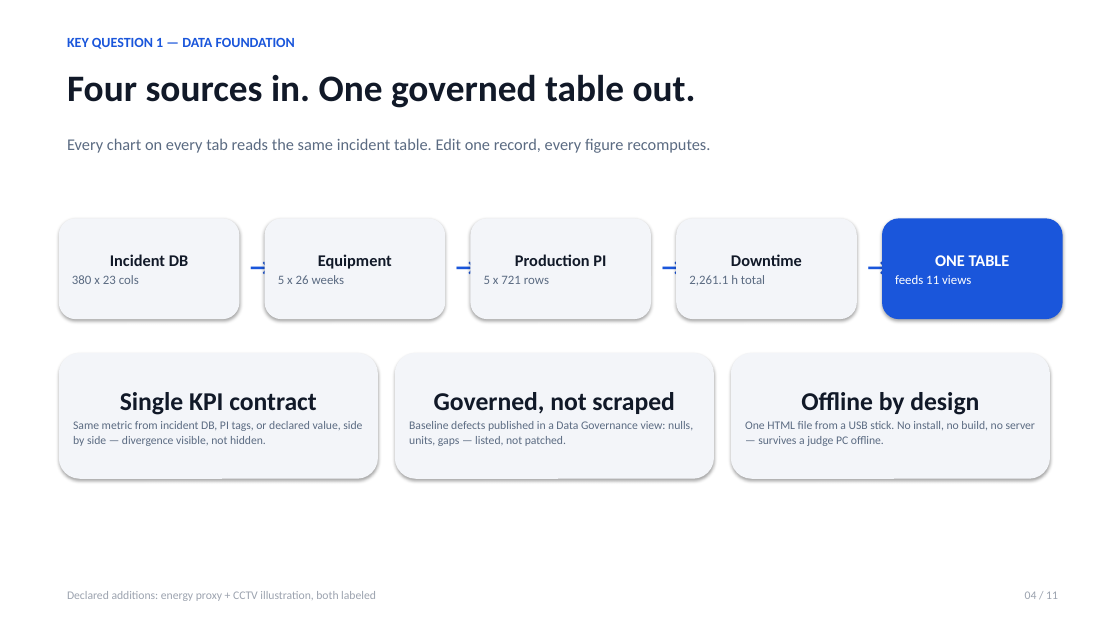
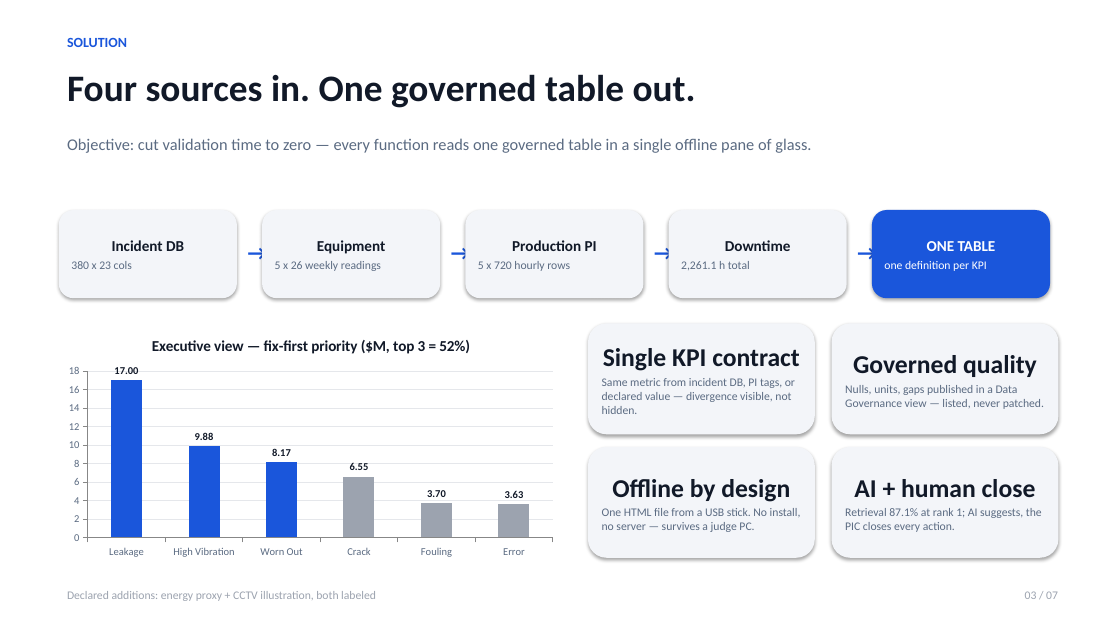
Before and after one commit to naufalraihans/lomba-caliber, a slide deck: slide 3 of submission/03_presentation.pptx (slide 4 before the commit). Drawn at 1120x630 pixels with LibreOffice and Linux fonts; fonts in the diff are those of the drawing. Boxes give left, top, right and bottom in pixels: in the first picture for what was removed or moved away, otherwise in the second. Text is boxed around its words. In the diff, an @@ line names an element or a change of style, - is before the commit and + after.

Commit message:
deck rev6: official 7+appendix pptx, Team Pengacara IT PLN, native charts

```diff
--- a/submission/03_presentation.pptx
+++ b/submission/03_presentation.pptx
@@ text at [67, 38, 127, 47]: text changed @@
-KEY QUESTION 1 — DATA FOUNDATION
+SOLUTION
@@ text at [67, 138, 811, 153]: text changed @@
-Every chart on every tab reads the same incident table. Edit one record, every figure recomputes.
+Objective: cut validation time to zero — every function reads one governed table in a single offline pane of glass.
@@ rounded rectangle "Incident DB": place and size @@
-rounded rectangle "Incident DB" at [59, 218, 239, 319]
+rounded rectangle "Incident DB" at [59, 210, 237, 298]
@@ rounded rectangle "Incident DB" at [59, 210, 237, 298]: size 14 to 13 pt in "Incident DB"; size 11 to 10 pt in "380 x 23 cols" @@
@@ text "→": place and size @@
-text "→" at [242, 248, 267, 290]
+text "→" at [239, 235, 265, 273]
@@ rounded rectangle "Equipment": place and size @@
-rounded rectangle "Equipment" at [265, 218, 445, 319]
+rounded rectangle "Equipment" at [262, 210, 440, 298]
@@ text "→": place and size @@
-text "→" at [448, 248, 473, 290]
+text "→" at [443, 235, 468, 273]
@@ rounded rectangle "Production PI": place and size @@
-rounded rectangle "Production PI" at [471, 218, 651, 319]
+rounded rectangle "Production PI" at [465, 210, 644, 298]
@@ text "→": place and size @@
-text "→" at [654, 248, 679, 290]
+text "→" at [646, 235, 671, 273]
@@ rounded rectangle "Downtime": place and size @@
-rounded rectangle "Downtime" at [676, 218, 857, 319]
+rounded rectangle "Downtime" at [669, 210, 847, 298]
@@ rounded rectangle "Downtime" at [669, 210, 847, 298]: size 14 to 13 pt in "Downtime"; size 11 to 10 pt in "2,261.1 h total" @@
@@ size 20 to 18 pt in 4 elements at [239, 235, 265, 273], [443, 235, 468, 273], [646, 235, 671, 273], [849, 235, 875, 273] @@
@@ text "→": place and size @@
-text "→" at [860, 248, 885, 290]
+text "→" at [849, 235, 875, 273]
@@ rounded rectangle "ONE TABLE": place and size @@
-rounded rectangle "ONE TABLE" at [882, 218, 1063, 319]
+rounded rectangle "ONE TABLE" at [872, 210, 1050, 298]
@@ text in rounded rectangle at [275, 261, 381, 271]: text changed; size 11 to 10 pt @@
-5 x 26 weeks
+5 x 26 weekly readings
@@ text in rounded rectangle at [317, 240, 385, 254]: size 14 to 13 pt in "Equipment" @@
@@ text in rounded rectangle at [478, 261, 570, 271]: text changed; size 11 to 10 pt @@
-5 x 721 rows
+5 x 720 hourly rows
@@ text in rounded rectangle at [585, 241, 597, 251]: size 14 to 13 pt in "Production PI" @@
@@ text in rounded rectangle at [884, 261, 987, 271]: text changed; size 11 to 10 pt @@
-feeds 11 views
+one definition per KPI
@@ text in rounded rectangle at [927, 241, 996, 251]: size 14 to 13 pt in "ONE TABLE" @@
@@ column chart added at [59, 323, 563, 563] @@
+title "Executive view — fix-first priority ($M, top 3 = 52%)"
+categories: Leakage, High Vibration, Worn Out, Crack, Fouling, Error
+Series 1: 17, 9.88, 8.17, 6.55, 3.7, 3.63
@@ rounded rectangle "Single KPI contract": place and size @@
-rounded rectangle "Single KPI contract" at [59, 353, 378, 479]
+rounded rectangle "Single KPI contract" at [588, 323, 815, 434]
@@ rounded rectangle added at [832, 323, 1059, 434], fill #F3F5F9, 10 pt, text #5B6B82 @@
+Governed quality
+Nulls, units, gaps published in a Data Governance view — listed, never patched.
@@ rounded rectangle removed at [395, 353, 714, 479] @@
-Governed, not scraped
-Baseline defects published in a Data Governance view: nulls, units, gaps — listed, not patched.
@@ text in rounded rectangle at [602, 378, 795, 414]: text changed @@
-Same metric from incident DB, PI tags, or declared value, side by side — divergence visible, not hidden.
+Same metric from incident DB, PI tags, or declared value — divergence visible, not hidden.
@@ rounded rectangle "Offline by design": place and size @@
-rounded rectangle "Offline by design" at [731, 353, 1050, 479]
+rounded rectangle "Offline by design" at [588, 447, 815, 558]
@@ rounded rectangle added at [832, 447, 1059, 558], fill #F3F5F9, 10 pt, text #5B6B82 @@
+AI + human close
+Retrieval 87.1% at rank 1; AI suggests, the PIC closes every action.
@@ text in rounded rectangle at [602, 508, 801, 532]: text changed @@
-One HTML file from a USB stick. No install, no build, no server — survives a judge PC offline.
+One HTML file from a USB stick. No install, no server — survives a judge PC.
@@ text at [1025, 591, 1058, 599]: text changed @@
-04 / 11
+03 / 07
```
Also in this commit, not shown: 7 other slides changed, 4 slides added, 3 slides removed, 2 other files.
